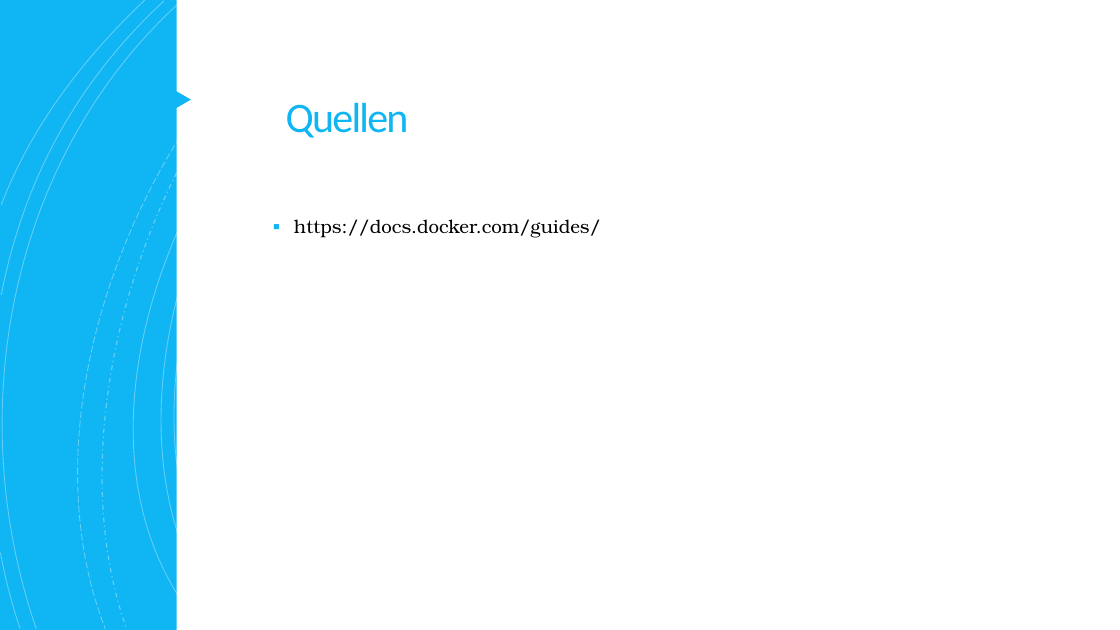
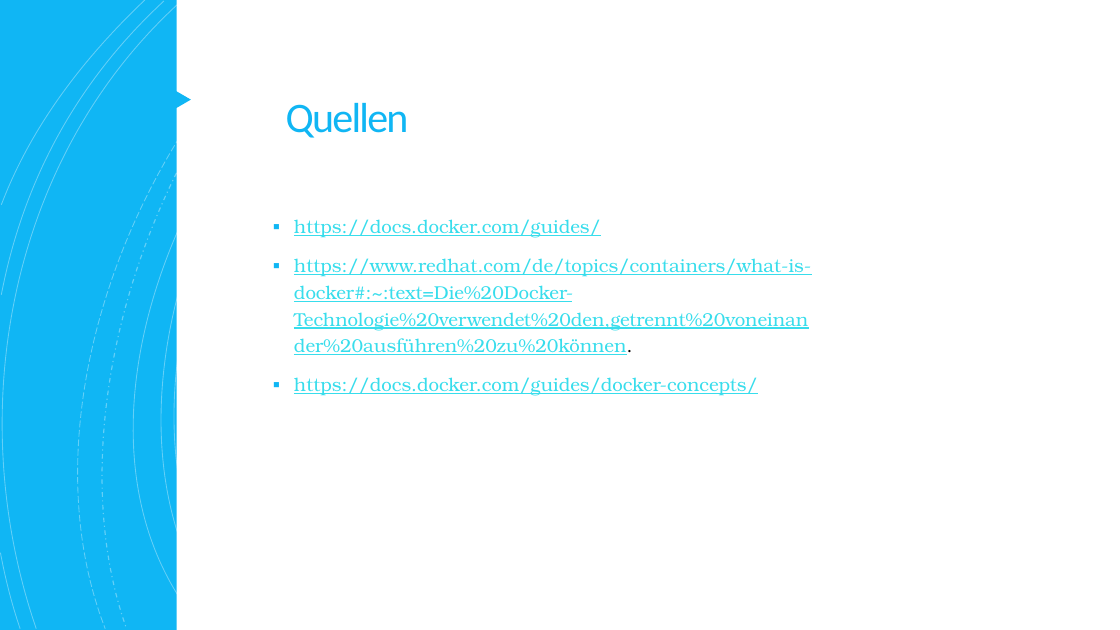
Before and after one commit to rebell1994/demo, a slide deck: slide 9 of Docker.pptx. Drawn at 1120x630 pixels with LibreOffice and Linux fonts; fonts in the diff are those of the drawing. Boxes give left, top, right and bottom in pixels: in the first picture for what was removed or moved away, otherwise in the second. Text is boxed around its words. In the diff, an @@ line names an element or a change of style, - is before the commit and + after.

Commit message:
vortrag 1.1

```diff
--- a/Docker.pptx
+++ b/Docker.pptx
@@ text at bbox=[294, 219, 601, 238]: text colour #000000 to #38DDEC, underline on in "https://docs.docker.com/guides/" @@
@@ text at bbox=[294, 258, 811, 396]: paragraphs added @@
+▪ https://www.redhat.com/de/topics/containers/what-is-docker#:~:text=Die%20Docker-Technologie%20verwendet%20den,getrennt%20voneinander%20ausführen%20zu%20können.
+▪ https://docs.docker.com/guides/docker-concepts/
```
